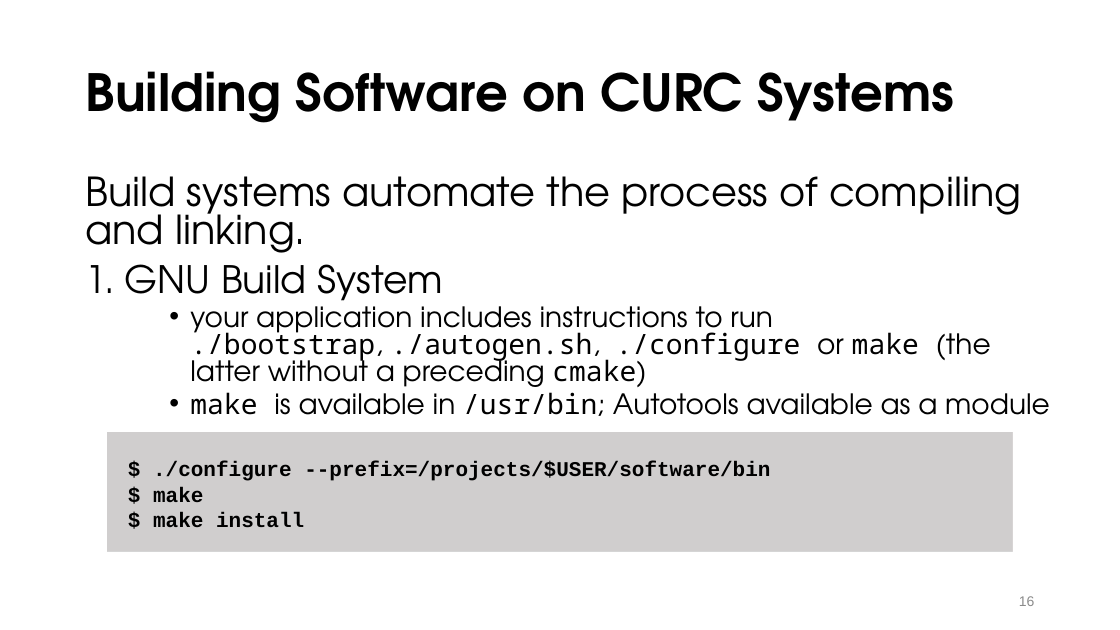
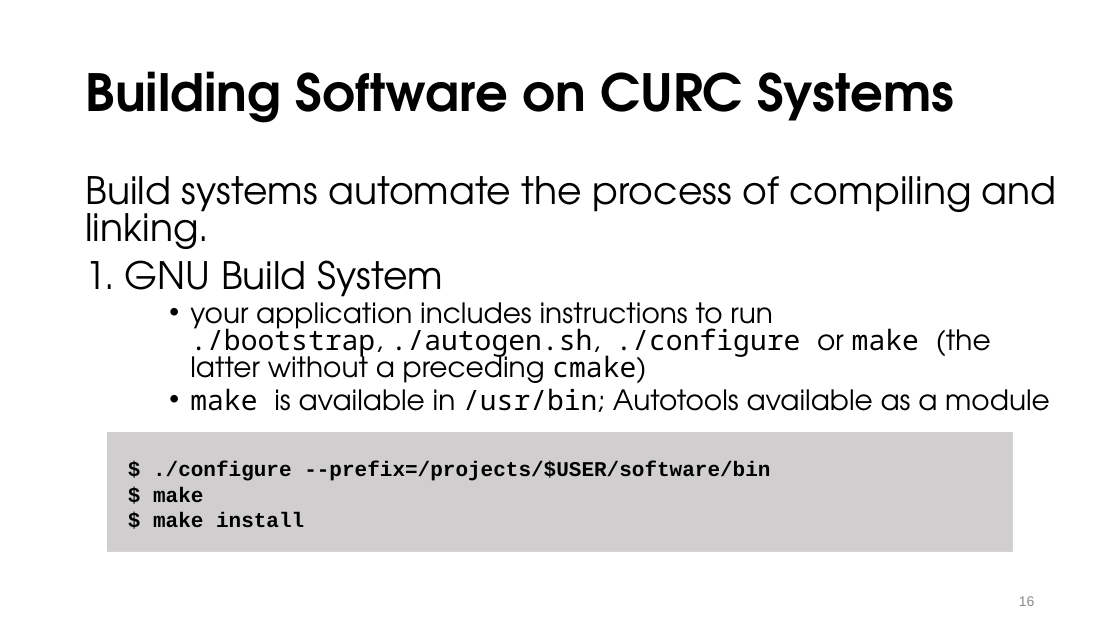
Before and after one commit to mohalkh5/hpc_fundamentals_micro_credential, a slide deck: slide 16 of installing_software/installing_software.pptx. Drawn at 1120x630 pixels with LibreOffice and Linux fonts; fonts in the diff are those of the drawing; background and template pictures are left out. Boxes give left, top, right and bottom in pixels: in the first picture for what was removed or moved away, otherwise in the second. Text is boxed around its words. In the diff, an @@ line names an element or a change of style, - is before the commit and + after.

Commit message:
Improve accessibility of installing_software slides

```diff
--- a/installing_software/installing_software.pptx
+++ b/installing_software/installing_software.pptx
@@ text at (85, 176, 1057, 249): size 34.2 to 32.4 pt in "Build systems automate the process of compiling ..." @@
```
Also in this commit, not shown: 8 other slides changed, 1 other file.
